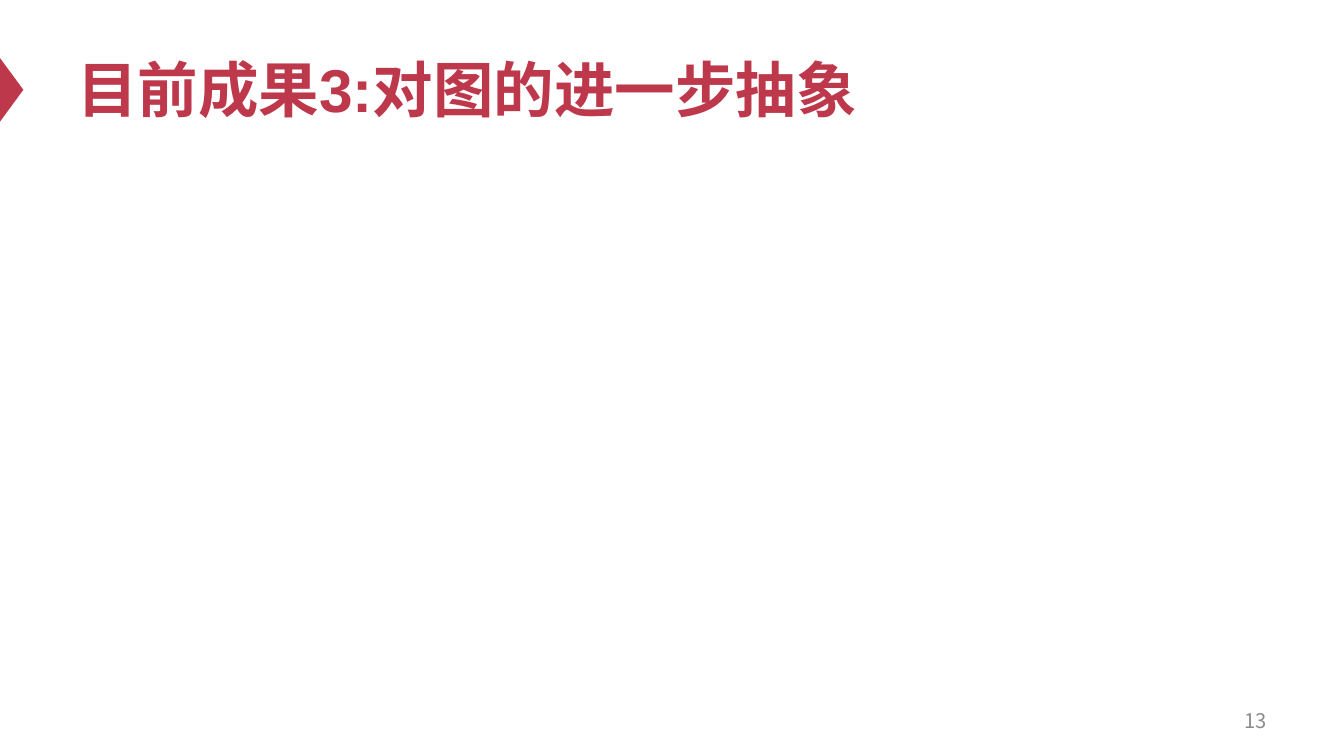
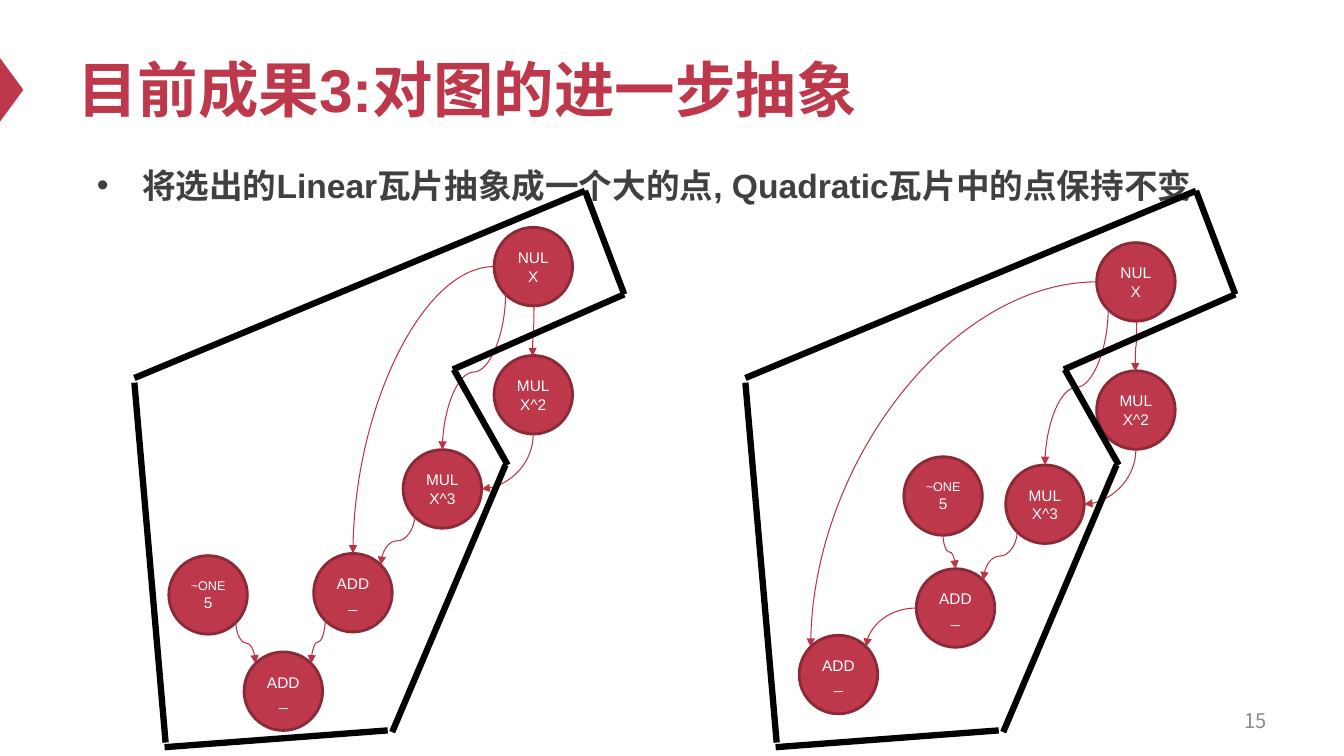
Before and after one commit to Ash1sc/R1CS-normal-form-generator, a slide deck: slide 15 of meeting_docs/中期答辩/中期答辩PPT.pptx (slide 13 before the commit). Drawn at 1344x756 pixels with LibreOffice and Linux fonts; fonts in the diff are those of the drawing. Boxes give left, top, right and bottom in pixels: in the first picture for what was removed or moved away, otherwise in the second. Text is boxed around its words. In the diff, an @@ line names an element or a change of style, - is before the commit and + after.

```diff
--- a/meeting_docs/中期答辩/中期答辩PPT.pptx
+++ b/meeting_docs/中期答辩/中期答辩PPT.pptx
@@ text added at (x1=142, y1=169, x2=1191, y2=207), 24 pt, text #404040, bold @@
+• 将选出的Linear瓦片抽象成一个大的点, Quadratic瓦片中的点保持不变
@@ line added from (585, 191) to (134, 378), #000000 4.5 pt @@
@@ line added from (585, 191) to (624, 294), #000000 4.5 pt @@
@@ line added from (1197, 191) to (746, 378), #000000 4.5 pt @@
@@ line added from (1197, 191) to (1236, 294), #000000 4.5 pt @@
@@ line added from (453, 370) to (624, 294), #000000 4.5 pt @@
@@ line added from (1064, 370) to (1236, 294), #000000 4.5 pt @@
@@ line added from (134, 383) to (165, 743), #000000 4.5 pt @@
@@ line added from (508, 465) to (454, 370), #000000 4.5 pt @@
@@ line added from (746, 383) to (777, 743), #000000 4.5 pt @@
@@ line added from (1119, 465) to (1065, 370), #000000 4.5 pt @@
@@ line added from (392, 732) to (506, 465), #000000 4.5 pt @@
@@ line added from (1003, 732) to (1117, 465), #000000 4.5 pt @@
@@ group added at (x1=168, y1=228, x2=1176, y2=731): 14 curved arrows, 12 ellipses @@
+NUL
+X
+MUL
+X^2
+MUL
+X^3
+ADD
+_
+~ONE
+5
+ADD
+_
+NUL
+X
+MUL
+X^2
+MUL
+X^3
+ADD
+_
+~ONE
+5
+ADD
+_
@@ page number at (x1=1244, y1=713, x2=1266, y2=728): text changed @@
-13
+15
@@ line added from (164, 747) to (388, 731), #000000 4.5 pt @@
@@ line added from (775, 747) to (999, 731), #000000 4.5 pt @@
```
Also in this commit, not shown: 3 other slides changed, 4 slides added, 3 slides removed.
